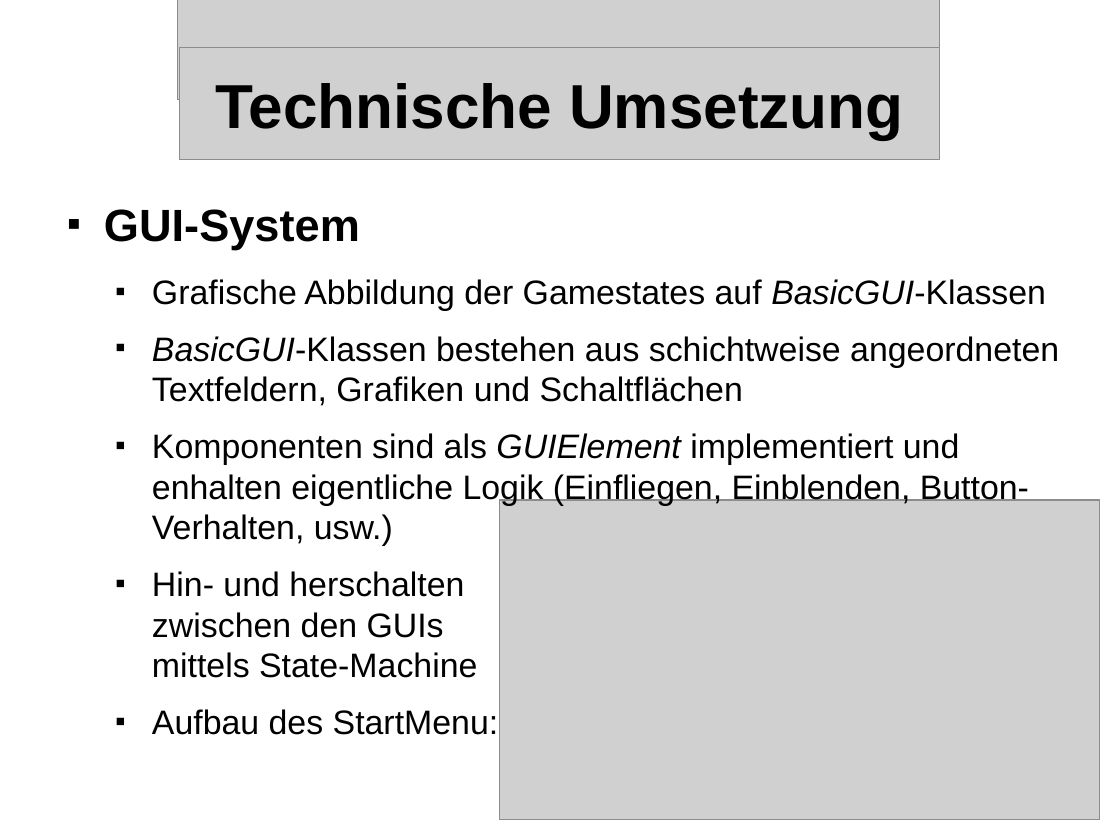
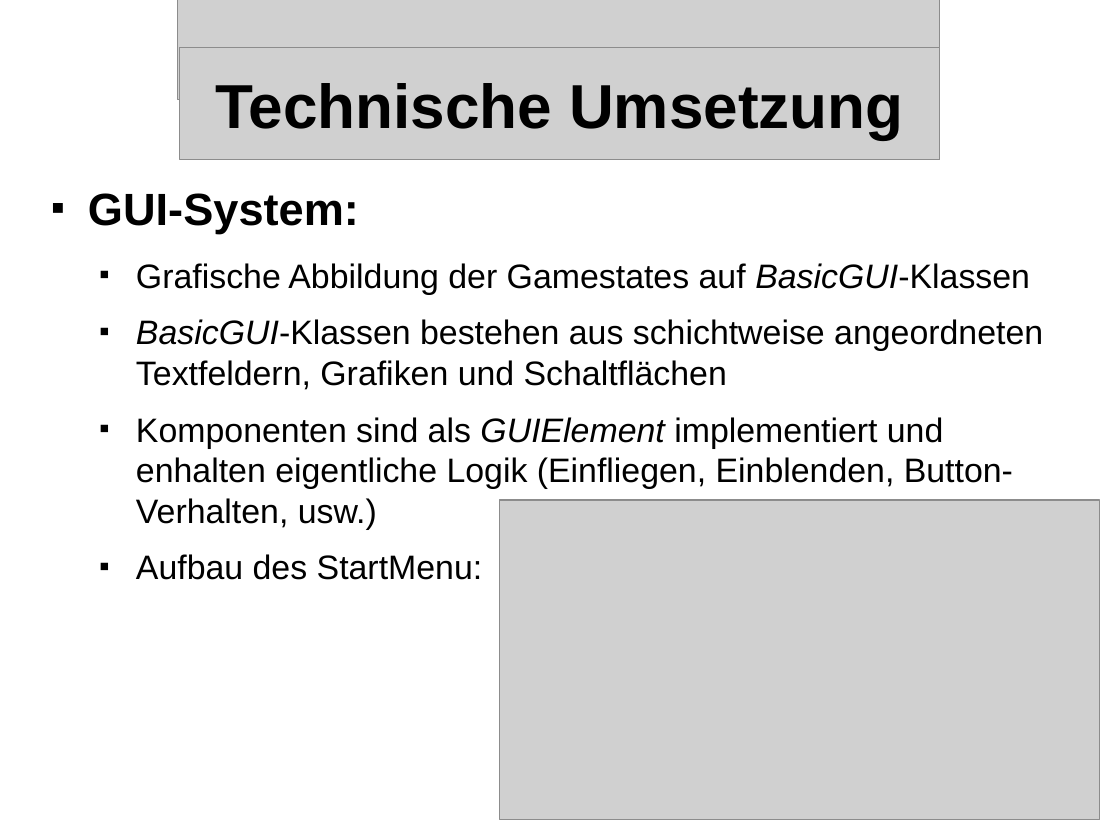
Before and after one commit to streber91/3D-Game-Project, a slide deck: slide 15 of Documents/Präsentationen/Underlord Abschlusspräsentation.odp (slide 16 before the commit). Drawn at 1120x840 pixels with LibreOffice and Linux fonts; fonts in the diff are those of the drawing; grey boxes stand for pictures; background and template pictures are left out. Boxes give left, top, right and bottom in pixels: in the first picture for what was removed or moved away, otherwise in the second. Text is boxed around its words. In the diff, an @@ line names an element or a change of style, - is before the commit and + after.

```diff
--- a/Documents/Präsentationen/Underlord Abschlusspräsentation.odp
+++ b/Documents/Präsentationen/Underlord Abschlusspräsentation.odp
@@ text "GUI-System:": place and size @@
-text "GUI-System:" at bbox=[104, 209, 1059, 735]
+text "GUI-System:" at bbox=[88, 193, 1043, 580]
@@ text at bbox=[88, 193, 359, 233]: text changed @@
-■ GUI-System
+■ GUI-System:
@@ text at bbox=[152, 571, 477, 678]: paragraph removed @@
-  ■ Hin- und herschalten
-    zwischen den GUIs
-    mittels State-Machine
```
Also in this commit, not shown: 8 other slides changed, 1 slide removed.
